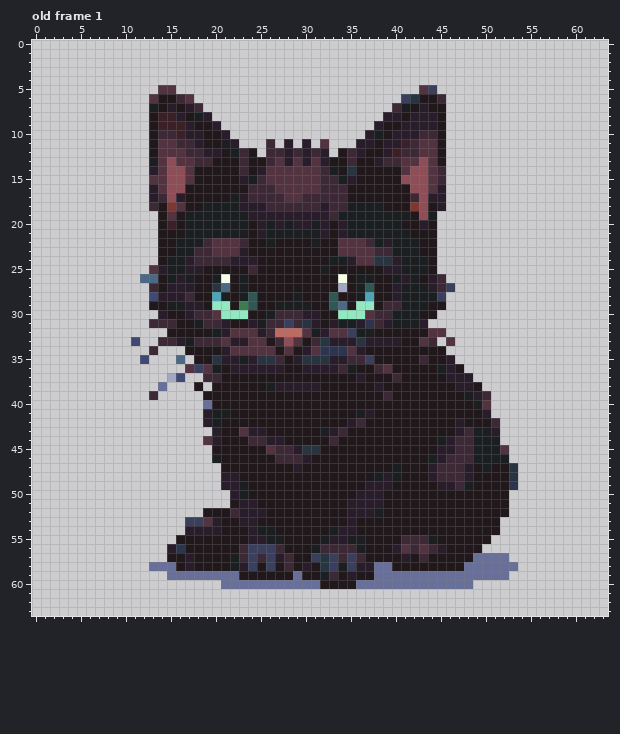
Pixel-art file: public/pet.aseprite. The first picture shows the starting point.
64x64 pixels, 1 frame. Colours within 5 levels of each other are drawn and written as one. Shown: old frame 1. The commit also changed other frames, which this record leaves out.
And afterwards:
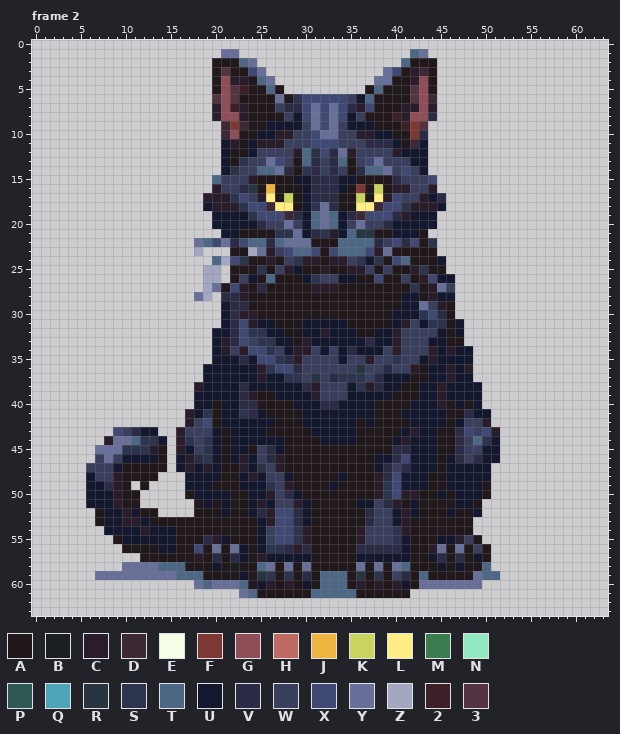
Palette (. is transparent): A #21181b  B #1b1f21  C #291d2b  D #3d2936  E #f5ffe8  F #7d3833  G #8f4d57  H #bd6a62  J #f0b541  K #c8d45d  L #ffee83  M #3b7d4f  N #92e8c0  P #2f5753  Q #4fa4b8  R #283540  S #2c354d  T #4c6885  U #14182e  V #2b2b45  W #3a3f5e  X #404973  Y #686f99  Z #a3a7c2  2 #3b2027  3 #52333f
A new or re-ordered frame is compared with the old frame closest to it.
Changes in this commit:
frames 1 -> 18
Changed rows in their new state; - is an unchanged pixel.
Frame 2 is new; against old frame 1, layer "Layer 1":
first column x 6:
 1 ---------------YY-------------------TY----------
 2 --------------AAATY----------------TAAA---------
 3 --------------A3AAXY-------------YXACDA---------
 4 --------------AGCCATY-----------YYAACGA---------
 5 --------..----AG32AATA---------ATAAA3GA---------
 6 -------.....--3G3AAAAYASXXXXXWUTAAAA3GD.--------
 7 -------......-CG2CAAAWVVXYXYXVCXAAACCGC.--------
 8 -------.......CGGCAAAAWUXYXYXUWAAA2CGGV.--------
 9 -------........DFDAAUUUUWYXYWUUUA--2F3..--------
10 -------........DGAAUUCCWWXYYWWC-UUAAFV..--------
11 -------........U-AUCCCWWWXXXWWWVVVUA-U..--------
12 -------........UAAUWWWWCTRXVYCWWWWCUUU..--------
13 -------........U-SWWYXWATVWVTAWXYWWWUU..--------
14 -------........URWWTTYVASVWVWAVTTYWXWU..--------
15 -------.......TWWWCAAAAUUVVVUU----VWWWX.--------
16 -------.......CWWVRAJAAAUVVVU-F-K-CCWWC.--------
17 -------......CCCSXWCLAKAUVVVA-K-LCXWWCUV--------
18 -------......UCCCSXX-LLAUSYVAALLDXXSCCCU--------
19 --------......UUUUSXXXDVUTYTUVDXXXVCUUU---------
20 --------......UUUUUVWWYWUTYTUWYWWVUUUUU---------
21 --------.......UUA-AASSYUVSCUTRRAAUUU-.---------
22 --------....YTXYVXTTVTYYYA--TTTTVWXVX-S---------
23 --------....Z...AAZYCWXTTX-XTTTXCYAAA-----------
24 --------......TZXSA-C-WSCC-CCWSUSAXTAA-U--------
25 -------......ZZ.--AS-WCU--C--CCW-WAACS-A--------
26 ------.......ZZ.-WU-T---USWWUUAAX-AWACXUU-------
27 -------......ZYAXC-V-----CCCA-AA--AASA-Y--------
28 -------.....YZ.VVCA----A---A--AA--AUUACUU-------
29 -------........UVVA--AAAA--AA-AA-AAUUYWCA-------
30 --------.......UVCC-AAAAAA--AAAAAAUUUSXVA-------
31 -------........UVX-UUAAAUUUUUAAAAAUCWUSSAU------
32 ---------.....UUVXSSUUAAUU-UUUAAUUCWWWWUAU------
33 -----.--......UCVXWSSUUACUUUUUUVUU-WWWUUAA------
34 -------.---...U-WCXXSWUC-WUWUVUUUWCWWWCUCUU-----
35 ------.---.-..UUUVUXXSV-WWWWUWWCWWSWWUCUUUU-----
36 -----------..UUUUUU-SXXVWWWWWWRWWVWWC-UU-UC-----
37 ---------..--UUUUUUCUUSSWRWVSSSWVUUU--UU-UU-----
38 --------.---CUUUUVUUUUUUV-WWWUSCVUU--UUCUUUU----
39 -------.----UUUUUVC--UUUUCWWWUUUUU---UUCUUUU.---
40 ------------UU-UUVV----UUUVVUUUU----UUUC-U-U.---
41 -----------CUSAUUSVU----UUUUUUUU---UUUUU--VUU---
42 -----------CWXAUUUUUU---UUUUUUAU----UUUU-UWWC.--
43 ---XWVUU--CWWWU-UUUU-----UUUUU-----UCUU--VXWX---
44 --CYYTSSU-CSWSU-UUUUUU----UUUU----UCUUUAAVWTSU--
45 -YYYSSSCA-CUWSU-UU-WVUAAAA--------VVUUUAAVWWUU.-
46 -WYWUUUUA-UCVSU-UCUWVCAAA-------UUVXUUUAUVWVUU.-
47 WWWUAAAAA-UCUCU--CURWC-A--------UVWVUUUAUUUUU...
48 UWWCAAAA---UUUUAAUCUWWU-----U---CVXUUUAAUUUUU...
49 UUVCA-A----UUUAAAUUUSWC----U---A-SXUUU-AUUUU-...
50 UUUCAA-----AUUUUAAUUCWVU------AA-SXCC--U-UUU-..-
51 UUUCAA------AUAU-AUCUWWCU----AUUWVC-U----UU-...-
52 -AUUCUAA----A--UAAUVCXXVU----AAVWWUCU---U--U...-
53 -AUUCCUAAAAAAAA--AAUCXXVU----A-VWWUC-------...--
54 --UUUUCUUUAAAAA---AUWXXSC--AAACWWWSC-------...--
55 ---AUUUUUU---VCU--AUWXXSC-AAAACWWWSUAAAUUCW-.---
56 ----AAAAUUA-X-Y-YUAUSSVCVAAAAAVVVVVUAACY-Y-WA---
57 ------AAA--AC-V-VUACUUUUUAAAAAUUUUUU-AUV-V-UA..-
58 ----YYY-TTTA--U--AATY-Y-Y-AAAAYA-AYT---U-UAAT...
59 -YYYYYYYY-TTTAAAAU-RS-SAV-TTTAR-SAWVATAAAAA-TT.-
60 ------------YTY--TAUCACAUATTT-CACACUA------Y----
61 -----------------YTAAAAAATTTTTAAAAAA------------
Where, in picture pixels (left, top, right, bottom), the same in both pictures:
changed: (86, 49, 518, 598)
